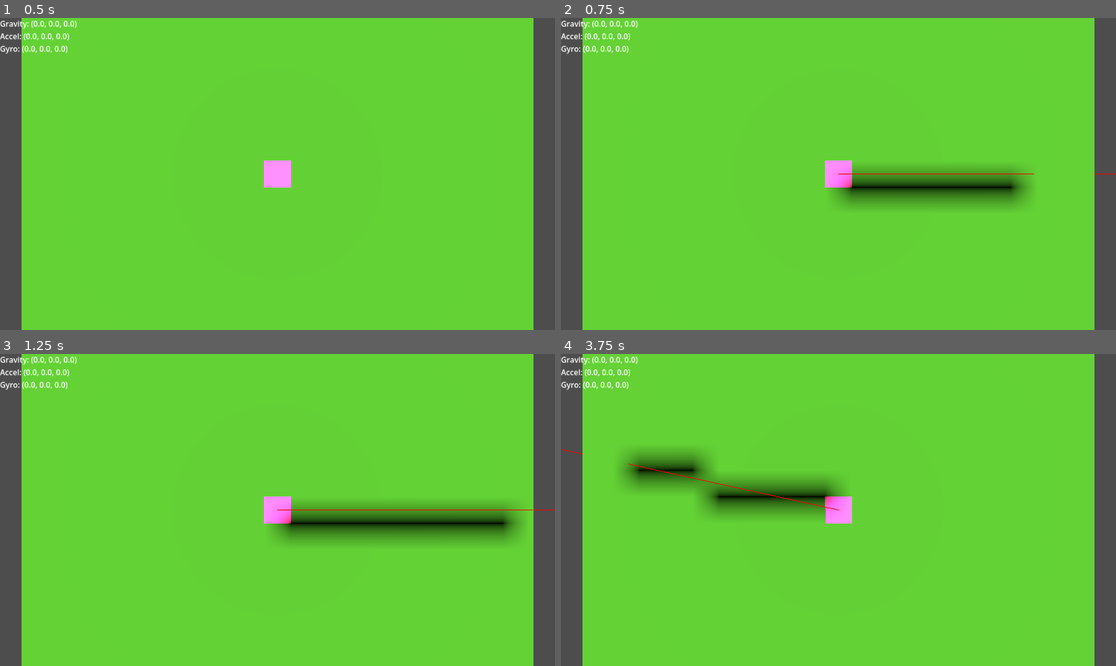
Above: before the commit, frames 1-4 (two rows, left to right).
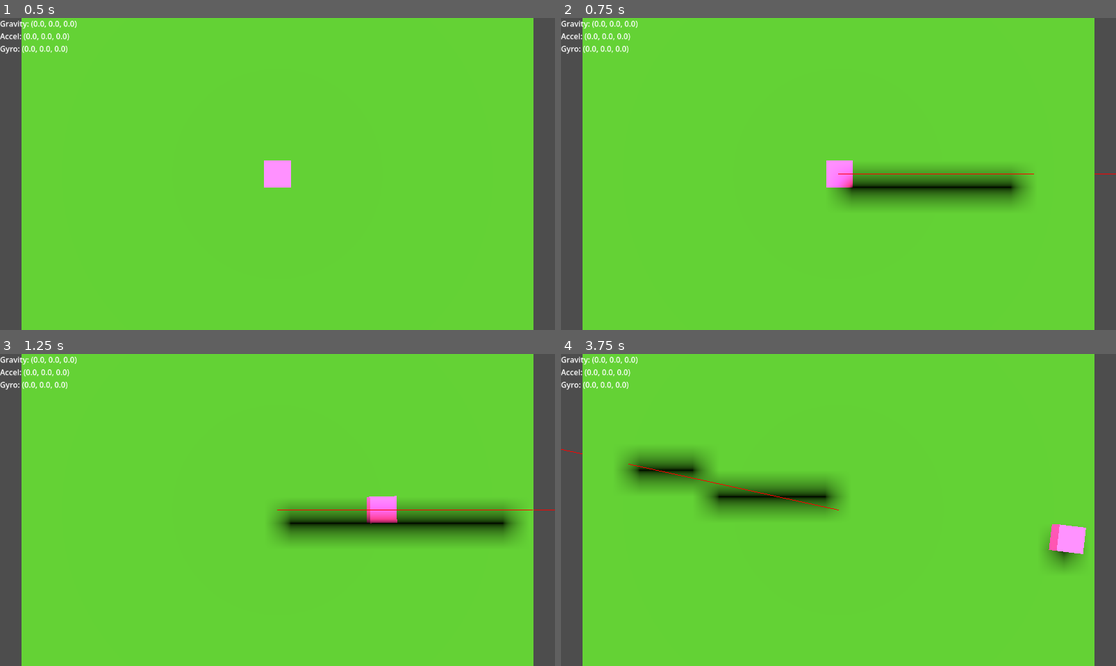
Above: after the commit, the same moments.

Repository: MatthieuLJ/no_dice
Game: Godot game, scene res://die.tscn
Same seed, same stepped clock (60 frames per second), same inputs: the game is played once before the commit and once after it.
Inputs:
- Up to frame 1 (0.5 s): no input
- Up to frame 2 (0.75 s): tap Enter at 0.5 s; hold Right (ui_right) from 0.53 s (still down); tap R at 0.6 s
- Up to frame 3 (1.25 s): keep holding Right (ui_right)
- Up to frame 4 (3.75 s): release Right (ui_right) at 1.28 s; hold Down (ui_down) 1.28-2.03 s; tap R every 0.75 s from 1.35 to 3.6 s; hold Right (ui_right) 2.03-2.78 s; hold Up (ui_up) 2.78-3.53 s; hold Left (ui_left) from 3.53 s (still down)

Frame 1 is identical in both runs. In frame 2, less than 0.1% of the frame differs, in the area x 47-53%, y 45-55%; in frame 3, 0.9%; in frame 4, 1.3%, in the area x 47-95%, y 45-70%.

Commit message:
feat(physics): configure bounce and continuous collision detection on die and ground

Diff:
--- a/die.tscn
+++ b/die.tscn
@@ -18,7 +18,8 @@
 size = Vector3(0.1, 0.1, 0.1)
 
 [sub_resource type="PhysicsMaterial" id="PhysicsMaterial_gxo0y"]
-absorbent = true
+friction = 0.5
+bounce = 0.4
 
 [sub_resource type="StandardMaterial3D" id="StandardMaterial3D_qmayl"]
 albedo_color = Color(0.12207278, 0.33307928, 0.11401791, 1)
@@ -51,8 +52,10 @@
 
 [node name="Die" type="RigidBody3D" parent="." unique_id=343189897]
 transform = Transform3D(1, 0, 0, 0, 1, 0, 0, 0, 1, 0, 0.05, 0)
+physics_material_override = SubResource("PhysicsMaterial_gxo0y")
 can_sleep = false
-linear_damp = 0.8
+continuous_cd = true
+linear_damp = 0.3
 angular_damp = 0.1
 script = ExtResource("1_fl3nv")
 
